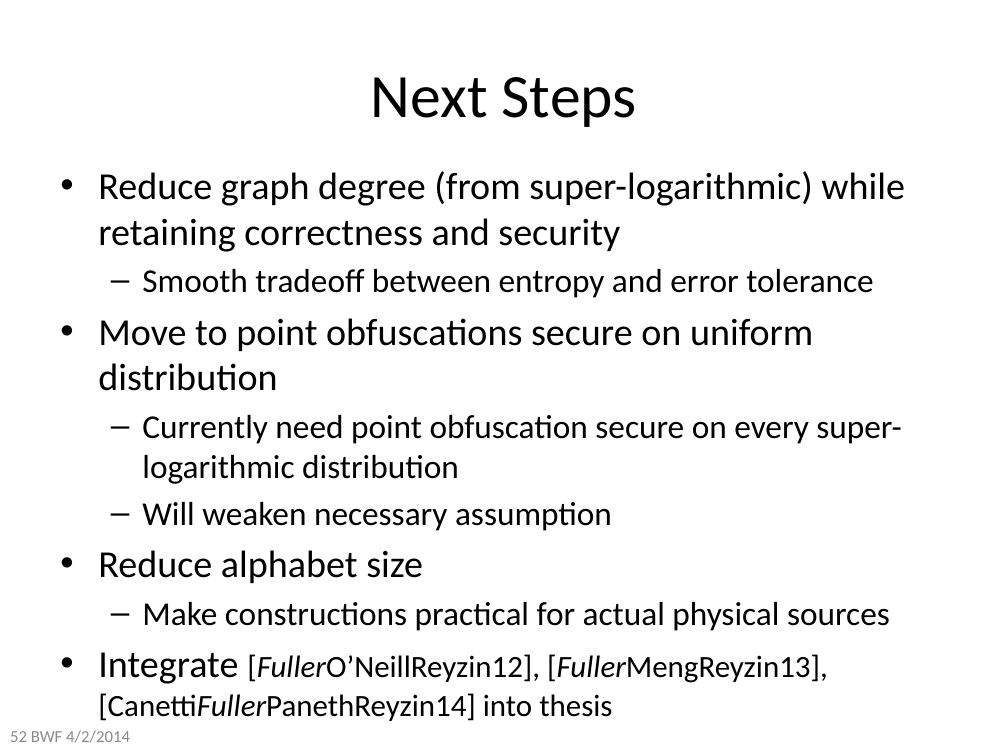
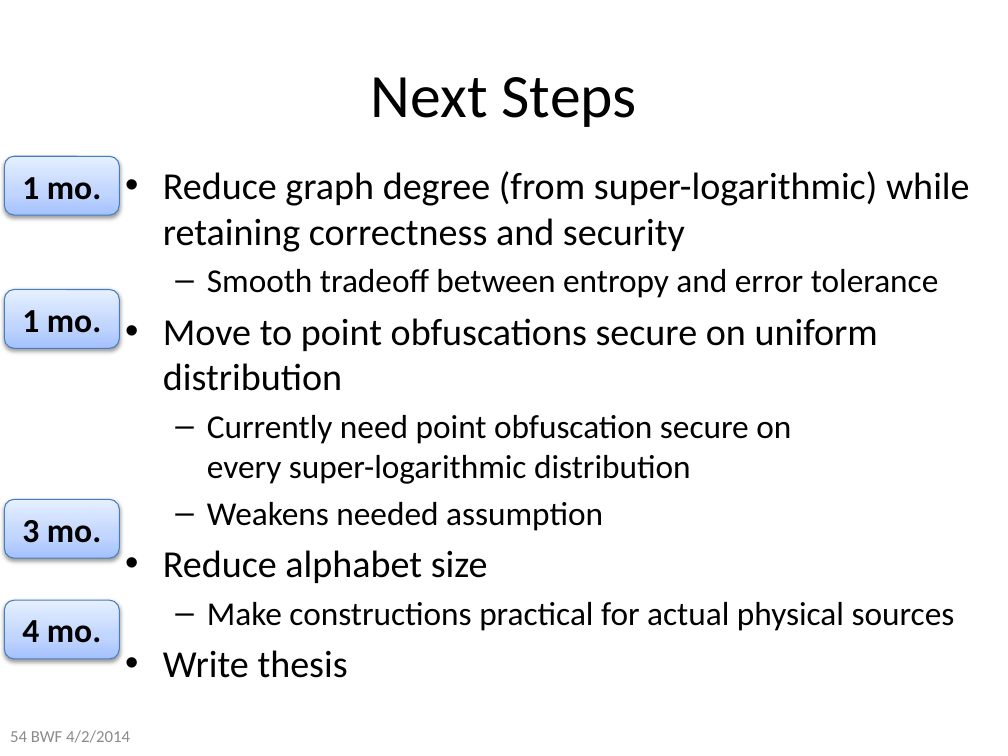
Before and after one commit to xianruimeng/comp-fuzzy-ext, a slide deck: slide 54 of constantRate/KeyDerivationWithNegativeUsable.pptx (slide 52 before the commit). Drawn at 1008x756 pixels with LibreOffice and Linux fonts; fonts in the diff are those of the drawing. Boxes give left, top, right and bottom in pixels: in the first picture for what was removed or moved away, otherwise in the second. Text is boxed around its words. In the diff, an @@ line names an element or a change of style, - is before the commit and + after.

```diff
--- a/constantRate/KeyDerivationWithNegativeUsable.pptx
+++ b/constantRate/KeyDerivationWithNegativeUsable.pptx
@@ rounded rectangle added at [4,156,119,215], fill gradient #A4C4FF to #BFD4FF to #E6EEFF, outline #4B7EBC 0.75 pt, 24 pt, text #000000, bold @@
+1 mo.
@@ text "Reduce graph degree (from super-logarithmic) ...": place and size @@
-text "Reduce graph degree (from super-logarithmic) ..." at [98,171,905,684]
+text "Reduce graph degree (from super-logarithmic) ..." at [163,171,970,678]
@@ rounded rectangle added at [4,289,119,348], fill gradient #A4C4FF to #BFD4FF to #E6EEFF, outline #4B7EBC 0.75 pt, 24 pt, text #000000, bold @@
+1 mo.
@@ rounded rectangle added at [4,499,119,557], fill gradient #A4C4FF to #BFD4FF to #E6EEFF, outline #4B7EBC 0.75 pt, 24 pt, text #000000, bold @@
+3 mo.
@@ text at [207,502,603,531]: text changed @@
-  – Will weaken necessary assumption
+  – Weakens needed assumption
@@ rounded rectangle added at [4,600,119,658], fill gradient #A4C4FF to #BFD4FF to #E6EEFF, outline #4B7EBC 0.75 pt, 24 pt, text #000000, bold @@
+4 mo.
@@ text at [163,650,348,678]: text changed; size 22.1 to 27.2 pt @@
-• Integrate [FullerO’NeillReyzin12], [FullerMengReyzin13], [CanettiFullerPanethReyzin14] into thesis
+• Write thesis
@@ text at [10,730,130,743]: text changed @@
-52 BWF 4/2/2014
+54 BWF 4/2/2014
```
Also in this commit, not shown: 24 other slides changed, 7 slides added, 1 slide removed.
